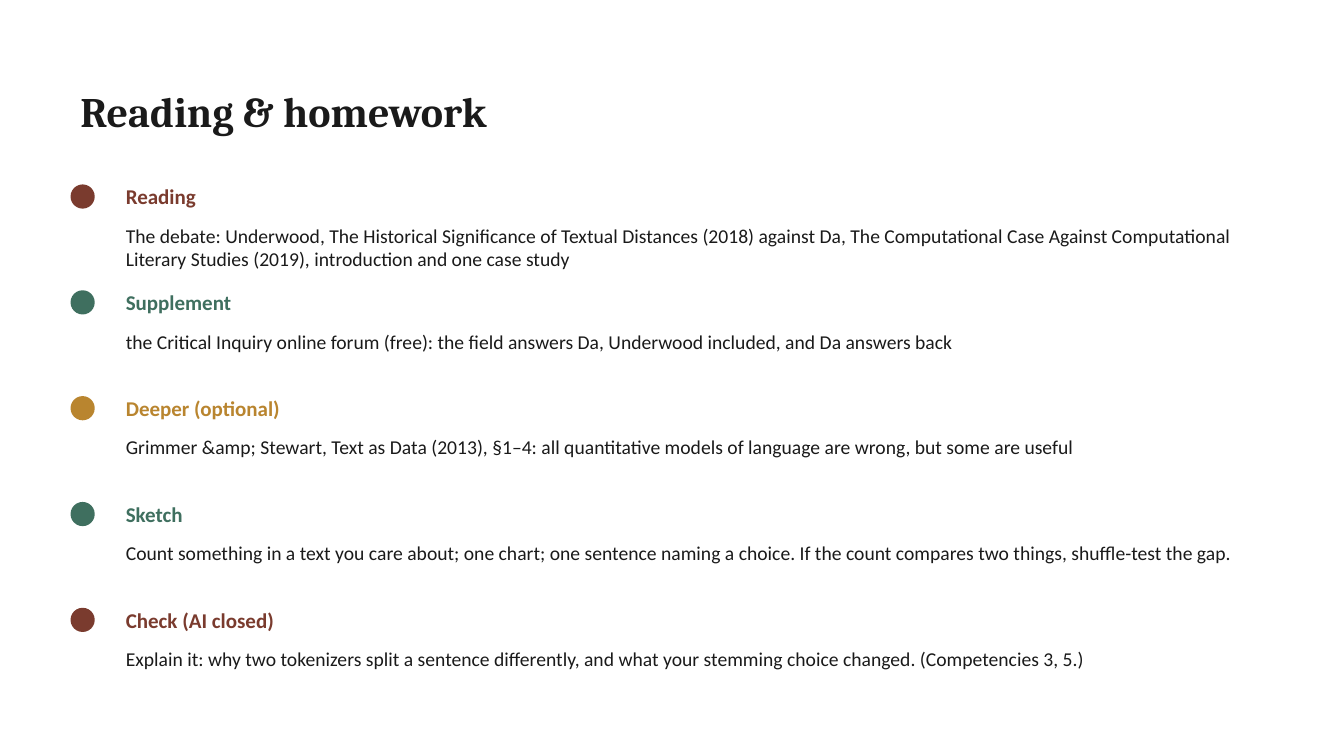
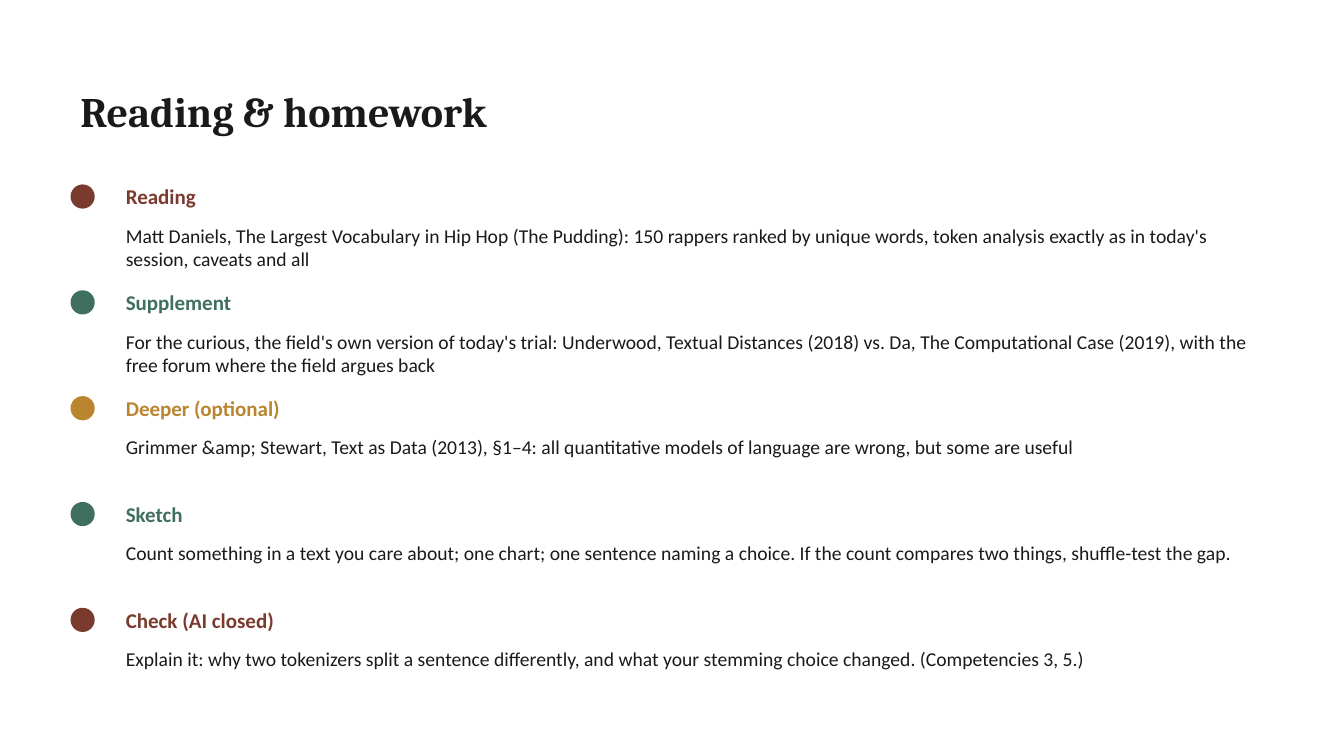
Before and after one commit to lucianli123/culture-as-data-2026, a slide deck: slide 16 of slides/pptx/week-02.pptx. Drawn at 1344x756 pixels with LibreOffice and Linux fonts; fonts in the diff are those of the drawing. Boxes give left, top, right and bottom in pixels: in the first picture for what was removed or moved away, otherwise in the second. Text is boxed around its words. In the diff, an @@ line names an element or a change of style, - is before the commit and + after.

Commit message:
Reading rebalance: fun-first mains (Hip Hop Vocabulary W2, Selfiecity W6, Pudding build guide W9), field debates demoted to supplement/deeper tiers, forum dupe removed

```diff
--- a/slides/pptx/week-02.pptx
+++ b/slides/pptx/week-02.pptx
@@ text at bbox=[126, 229, 1207, 269]: text changed @@
-The debate: Underwood, The Historical Significance of Textual Distances (2018) against Da, The Computational Case Against Computational Literary Studies (2019), introduction and one case study
+Matt Daniels, The Largest Vocabulary in Hip Hop (The Pudding): 150 rappers ranked by unique words, token analysis exactly as in today's session, caveats and all
@@ text at bbox=[126, 335, 1246, 376]: text changed @@
-the Critical Inquiry online forum (free): the field answers Da, Underwood included, and Da answers back
+For the curious, the field's own version of today's trial: Underwood, Textual Distances (2018) vs. Da, The Computational Case (2019), with the free forum where the field argues back
```
Also in this commit, not shown: 18 other files.
